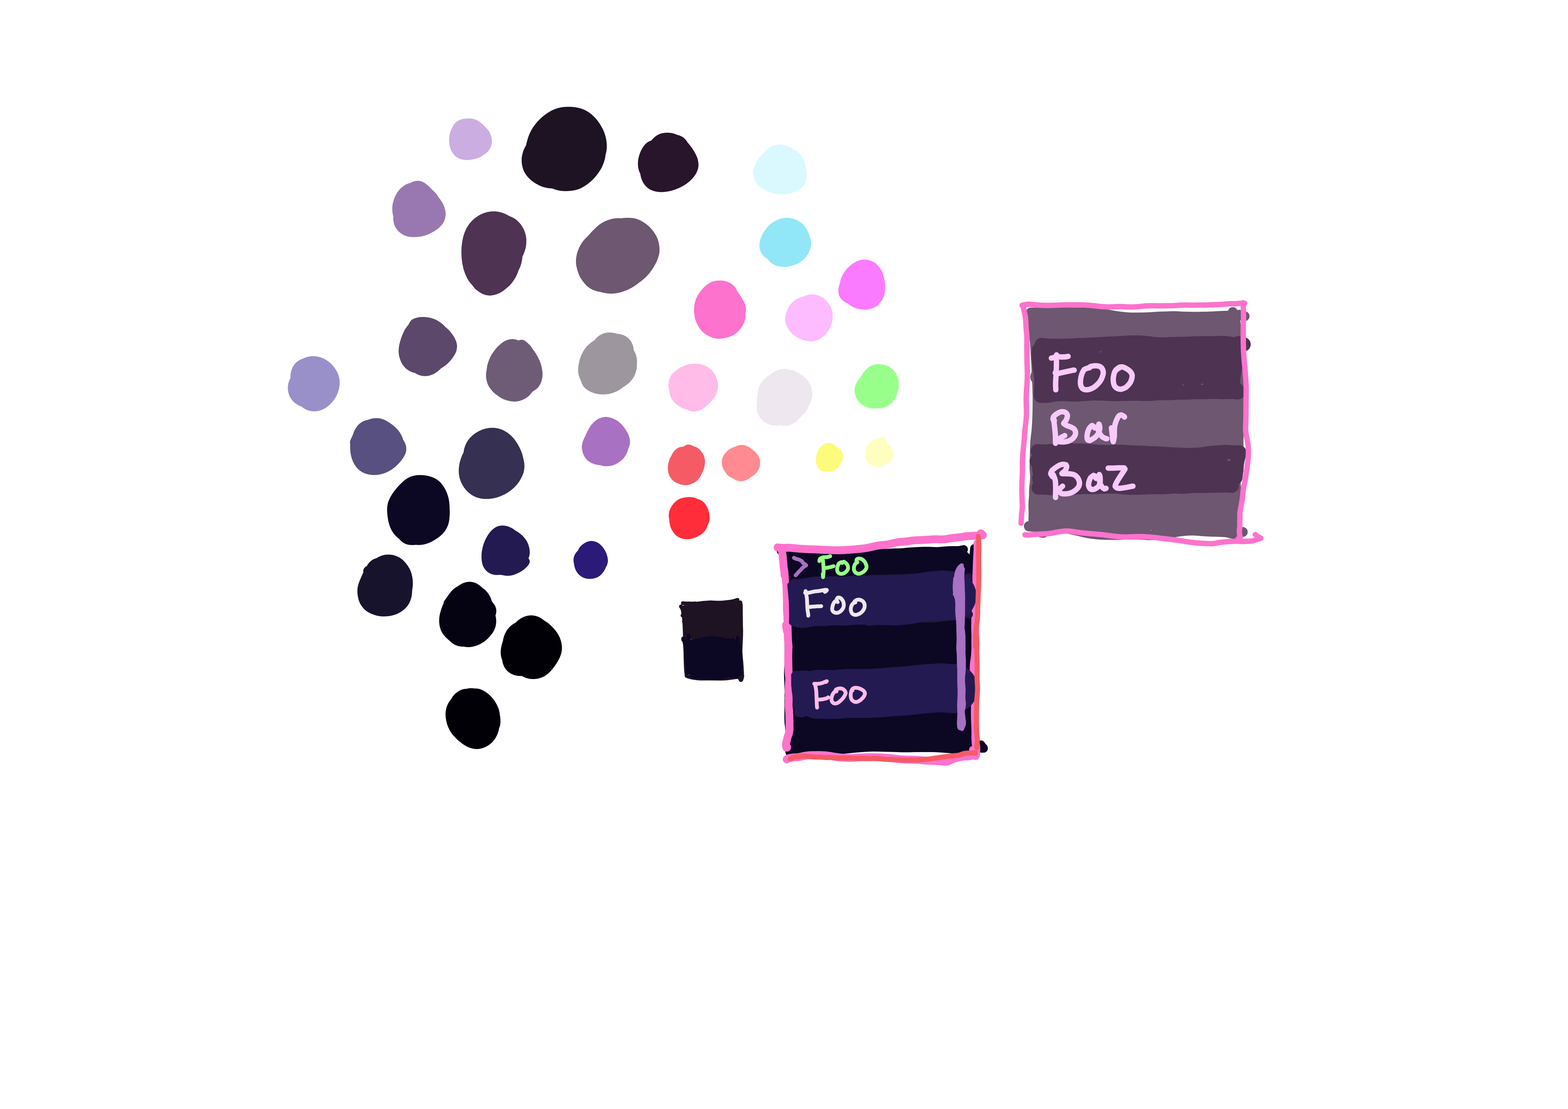
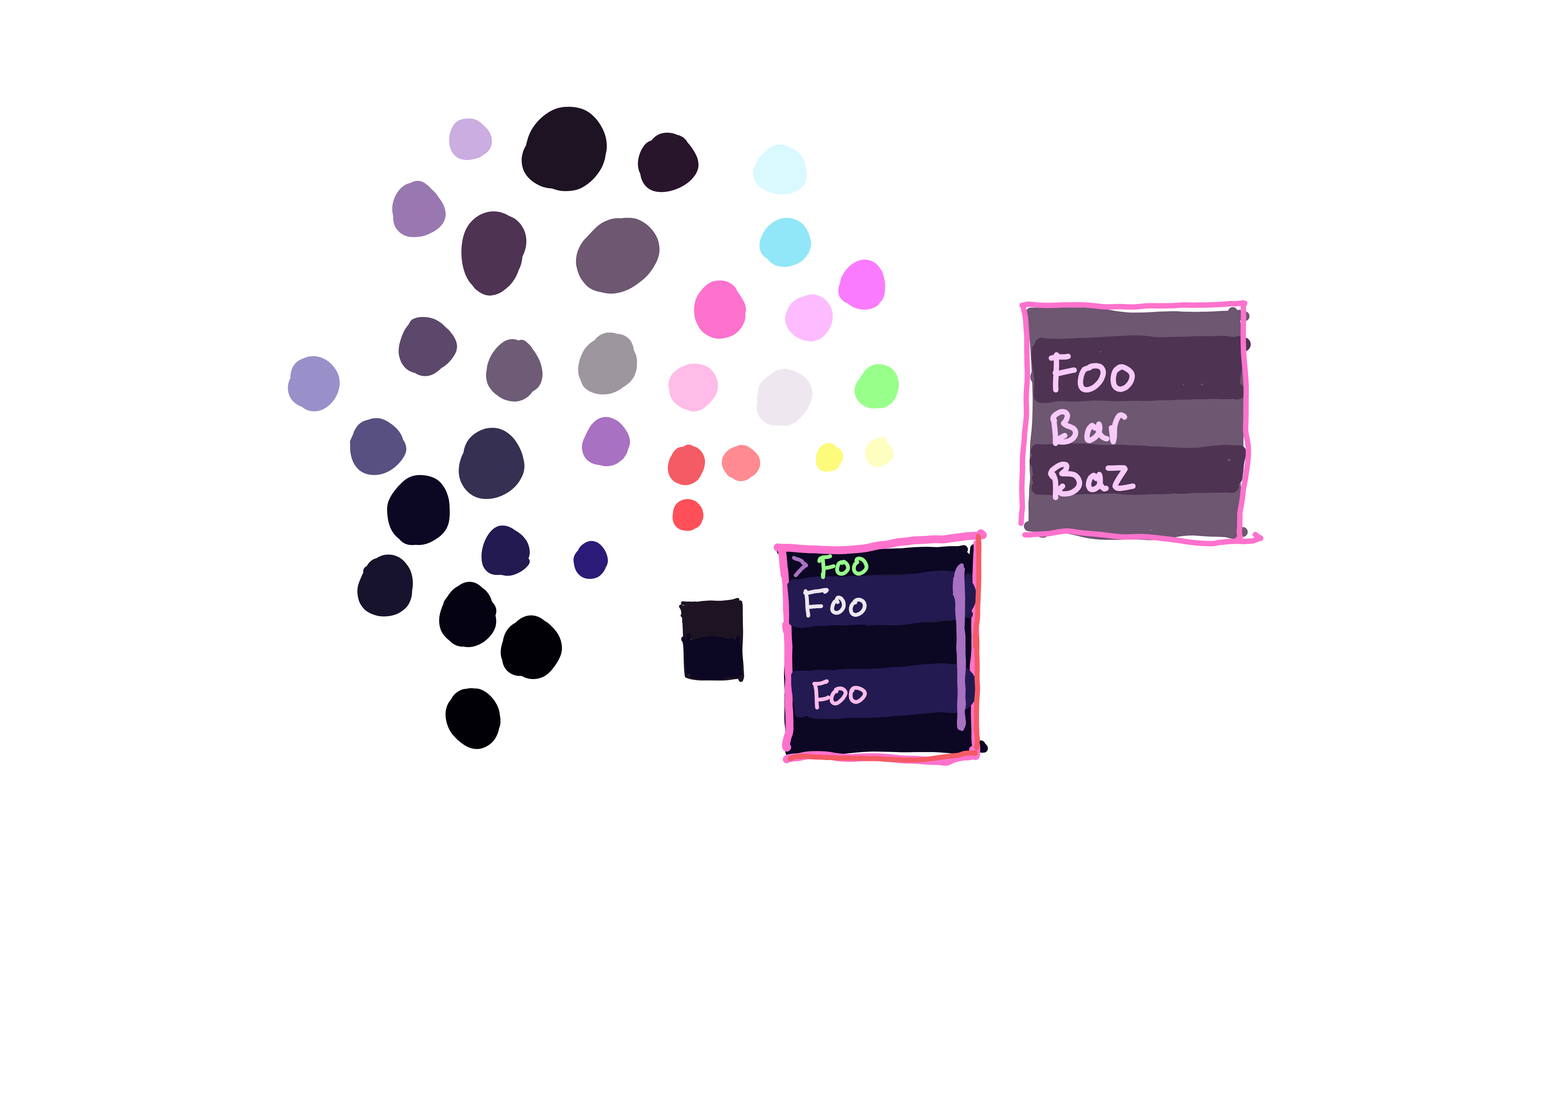
Layered file, before and after one edit (w=1568, h=1109). Changes by layer:
painted on "version-03" over <box>668,496,710,540</box>